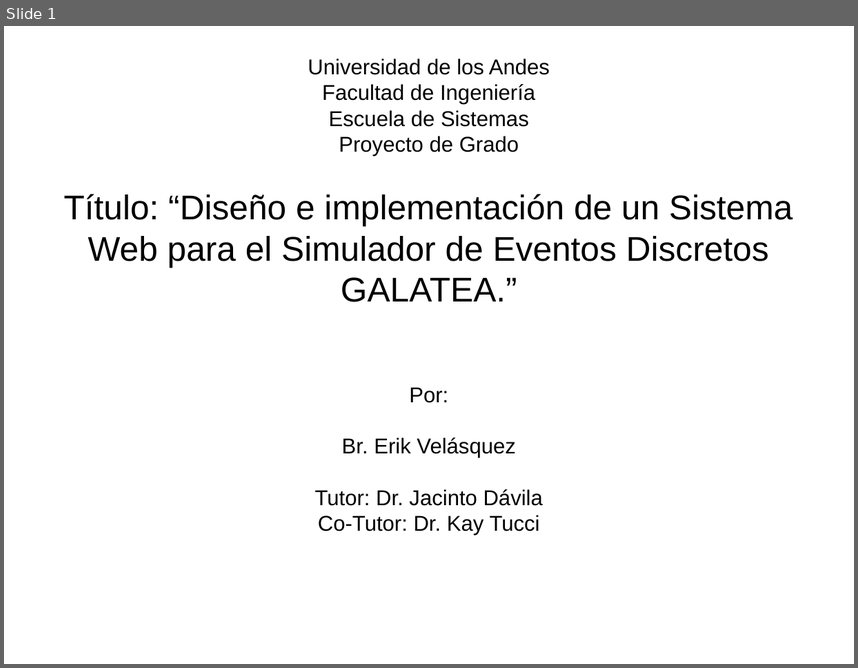
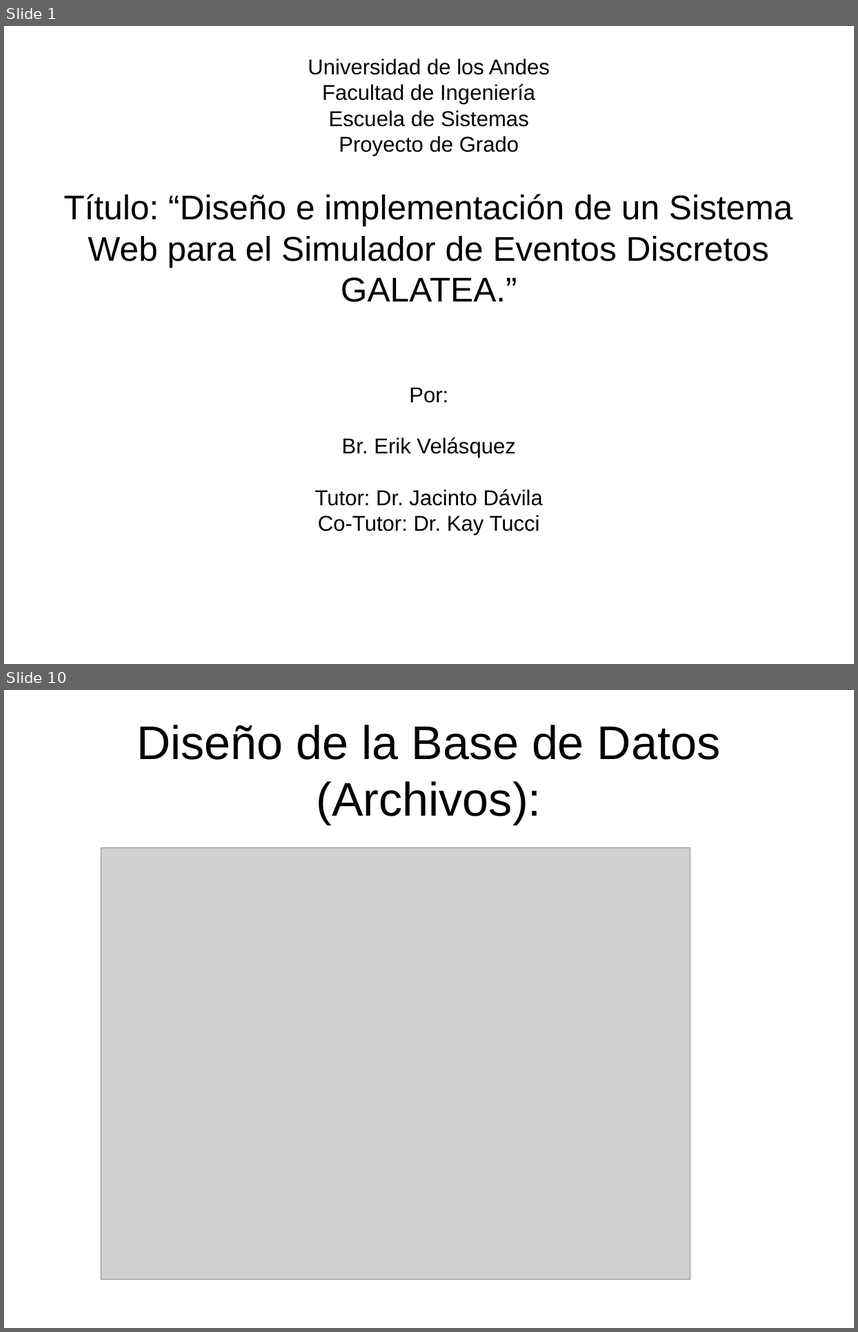
Before and after one commit to velasquezerik/tesis-doc, a slide deck: Presentacion/Presentacion Tesis.odp. Shown one above the other, each under a label of ours: slide 1 before the commit, slides 1 and 10 after it; the slides between them are not shown. The pictures are 858x668 and 858x1332 pixels, drawn with LibreOffice and Linux fonts; fonts in the diff are those of the drawing; grey boxes stand for pictures. Boxes give left, top, right and bottom in pixels: in the first picture for what was removed or moved away, otherwise in the second. Text is boxed around its words. In the diff, an @@ line names an element or a change of style, - is before the commit and + after.

```diff
--- a/Presentacion/Presentacion Tesis.odp
+++ b/Presentacion/Presentacion Tesis.odp
@@ slide 10 added at [4,690,854,1328], background #FFFFFF @@
@@ title added at [136,724,720,824], 44 pt, text #000000 @@
+Diseño de la Base de Datos (Archivos):
@@ picture added at [101,848,691,1279] @@
```
Also in this commit, not shown: 17 other slides added, 7 other files.
